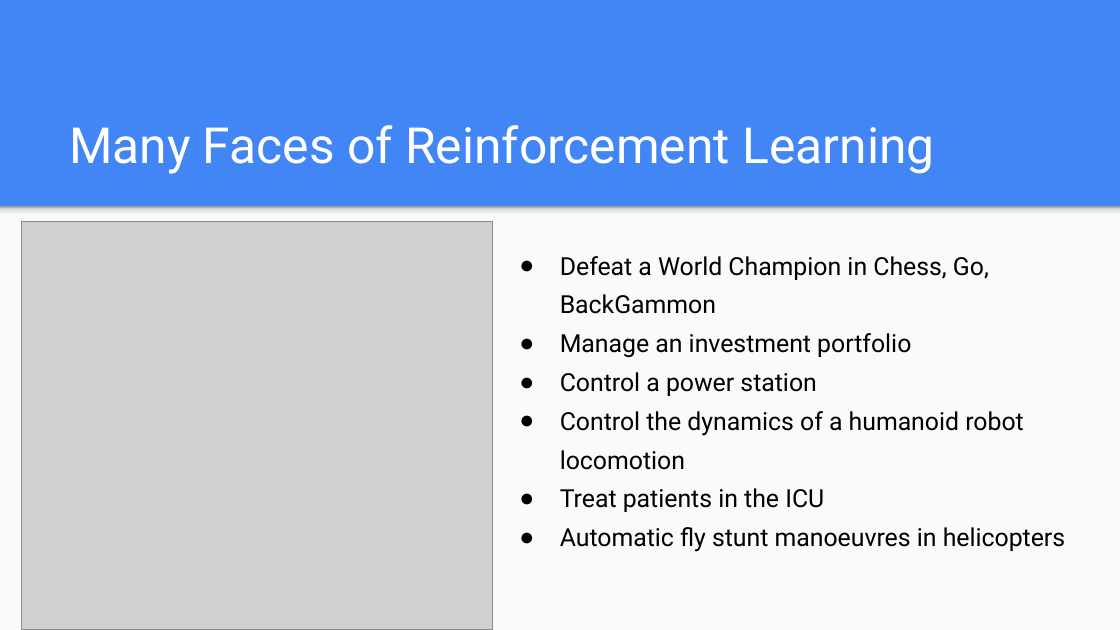
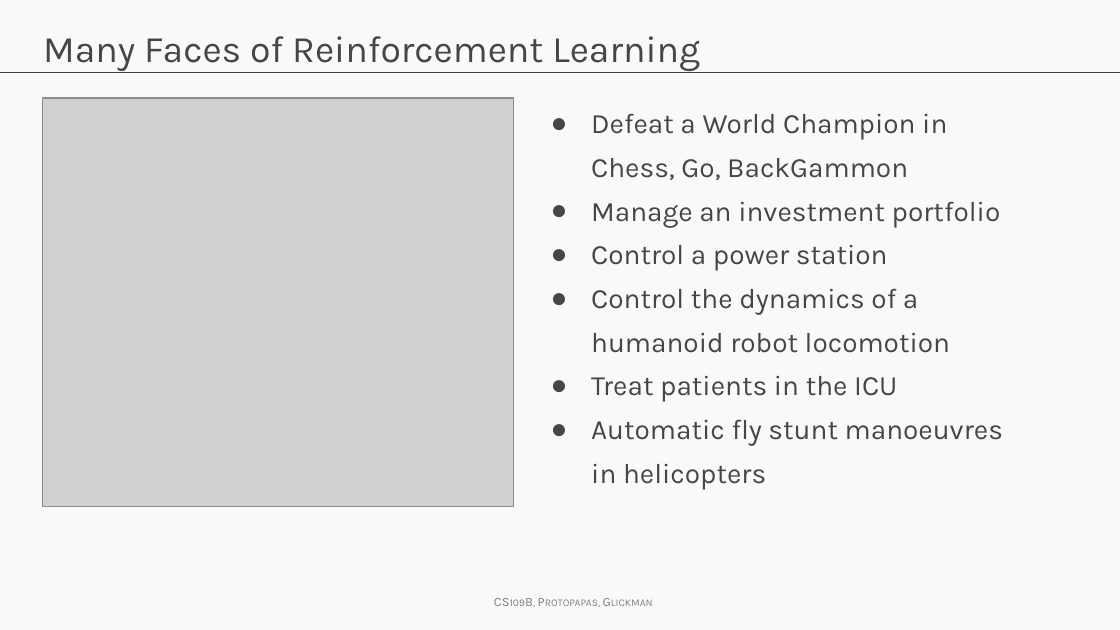
Before and after one commit to Harvard-IACS/2019-CS109B, a slide deck: slide 19 of docs/lectures/lecture14/presentation/cs109b_lecture14_RL.pptx (slide 5 before the commit). Drawn at 1120x630 pixels with LibreOffice and Linux fonts; fonts in the diff are those of the drawing; grey boxes stand for pictures; background and template pictures are left out. Boxes give left, top, right and bottom in pixels: in the first picture for what was removed or moved away, otherwise in the second. Text is boxed around its words. In the diff, an @@ line names an element or a change of style, - is before the commit and + after.

```diff
--- a/docs/lectures/lecture14/presentation/cs109b_lecture14_RL.pptx
+++ b/docs/lectures/lecture14/presentation/cs109b_lecture14_RL.pptx
@@ background #4285F4 to #F9F9F9 @@
@@ title "Many Faces of Reinforcement Learning": place and size @@
-title "Many Faces of Reinforcement Learning" at <box>69,125,934,174</box>
+title "Many Faces of Reinforcement Learning" at <box>43,36,700,71</box>
@@ title "Many Faces of Reinforcement Learning" at <box>43,36,700,71</box>: size 32 to 24 pt, font Roboto to Karla, text colour #FFFFFF to #464646; vertical alignment bottom to top @@
@@ line added from (0, 73) to (1120, 73), #404040 0.75 pt @@
@@ picture: place and size @@
-picture at <box>21,222,493,629</box>
+picture at <box>43,99,514,506</box>
@@ text "Defeat a World Champion in ...": place and size @@
-text "Defeat a World Champion in ..." at <box>560,256,1065,552</box>
+text "Defeat a World Champion in ..." at <box>591,113,1003,489</box>
@@ text "Defeat a World Champion in ..." at <box>591,113,1003,489</box>: size 16 to 18 pt, font Roboto to Karla, text colour #000000 to #464646 @@
@@ rectangle removed at <box>0,206,1120,629</box> @@
@@ rectangle removed at <box>0,206,1120,220</box> @@
@@ text added at <box>483,588,672,615</box>, 8.2 pt, text #808080, small capitals @@
+CS109B, Protopapas, Glickman
```
Also in this commit, not shown: 11 other slides changed, 52 slides added, 16 slides removed, 33 other files.
